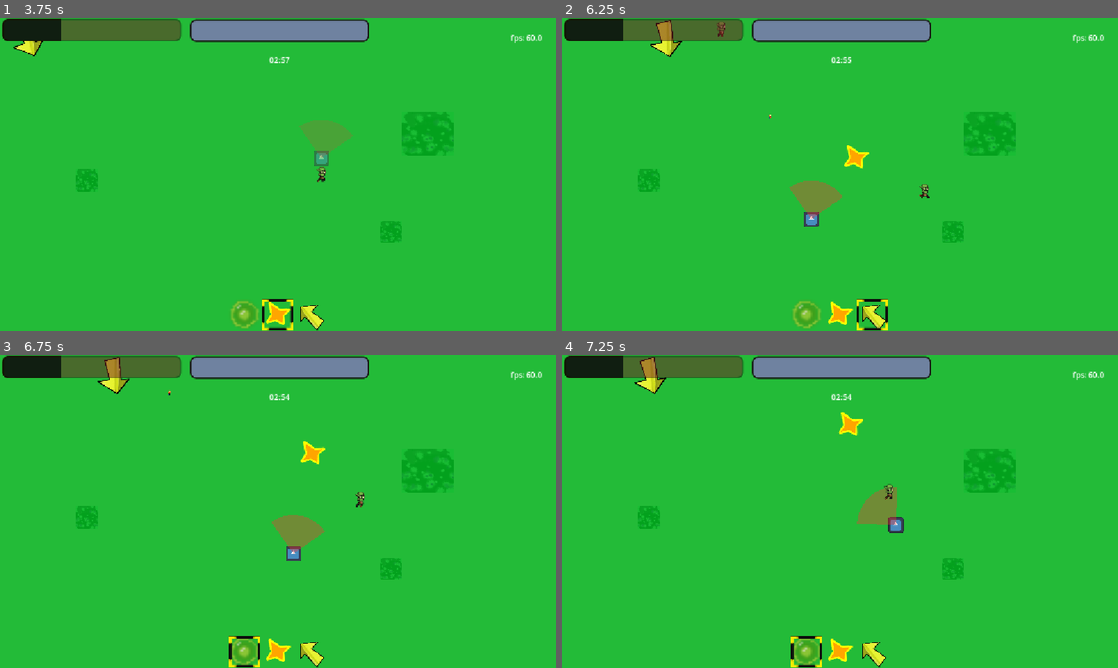
Above: before the commit, frames 1-4 (two rows, left to right).
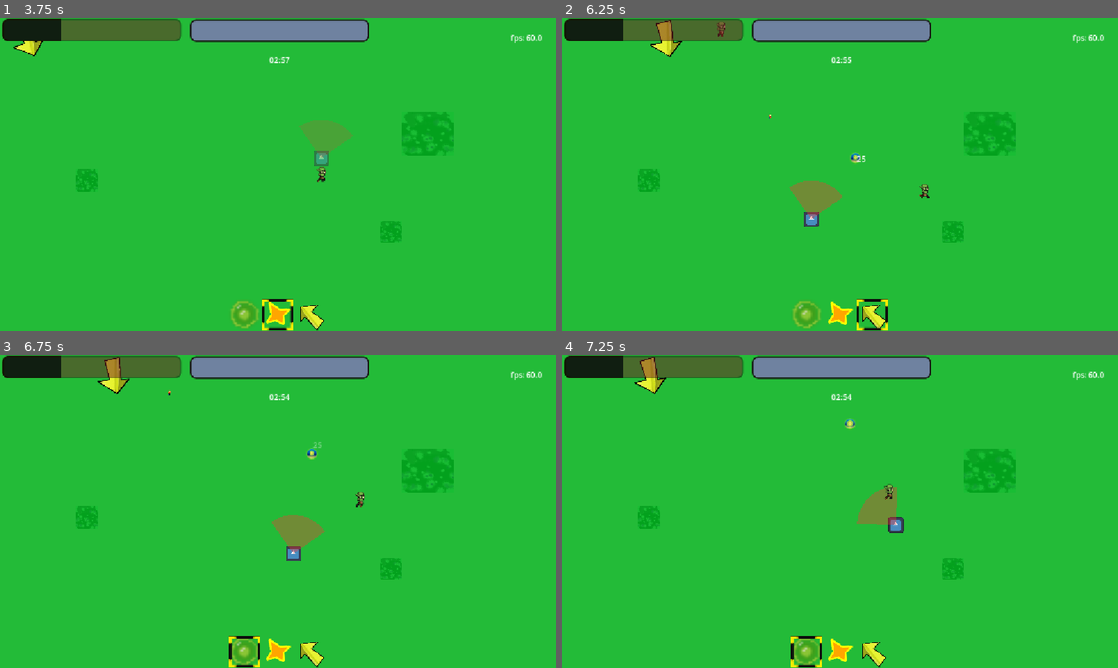
Above: after the commit, the same moments.

Repository: FabianBurde/Survivors
Game: Godot game, scene res://Scenes/world_map.tscn
The game is run twice, just before and just after one commit, with the same random seed, the same clock (stepped at 60 frames per second) and the same inputs. The engine's default icon, where the game draws it, is replaced by a stand-in: a white triangle on a blue panel in a dark square.
Inputs (mouse positions are in pixels of both pictures, inside the frame that each line leads up to):
- Up to frame 1 (3.75 s): click (316, 187) at 0.5 s; move the mouse to (400, 158) at 1.27 s; press the mouse at (400, 158) at 1.28 s; hold D (move_right) 1.28-2.03 s; move the mouse to (166, 190) at 2.02 s; release the mouse at (166, 190) at 2.03 s; hold S (move_down) 2.03-2.78 s; click (166, 190) at 2.1 s; move the mouse to (333, 105) at 2.77 s; hold D (move_right) 2.78-3.53 s; hold 1 (slot_1) 2.78-3.53 s; click (333, 105) at 3.05 s; move the mouse to (250, 237) at 3.52 s; hold W (move_up) from 3.53 s (still down); tap 2 (slot_2) at 3.6 s
- Up to frame 2 (6.25 s): click (812, 237) at 3.8 s; move the mouse to (1006, 221) at 4.27 s; release W (move_up) at 4.28 s; hold 3 (slot_3) 4.28-5.03 s; hold A (move_left) 4.28-5.78 s; click (1006, 221) at 4.55 s; move the mouse to (673, 127) at 5.02 s; click (673, 127) at 5.1 s; move the mouse to (867, 174) at 5.77 s; press the mouse at (867, 174) at 5.78 s; hold S (move_down) from 5.78 s (still down)
- Up to frame 3 (6.75 s): move the mouse to (194, 433) at 6.52 s; release S (move_down) at 6.53 s; release the mouse at (194, 433) at 6.53 s; hold D (move_right) from 6.53 s (still down); tap 1 (slot_1) at 6.6 s
- Up to frame 4 (7.25 s): keep holding D (move_right); click (756, 433) at 6.8 s

Frame 1 is identical in both runs. In frame 2, 0.2% of the frame differs, in the area x 50-56%, y 40-49%; in frame 3, 0.2%, in the area x 54-59%, y 27-36%; in frame 4, 0.2%.

Commit message:
player->player_global to make it clearer + changed references + new xp orb sprite + damage numumbers

Diff:
--- a/Resources/Progression/upgrade_tree_01.tres
+++ b/Resources/Progression/upgrade_tree_01.tres
@@ -6,7 +6,7 @@
 
 [sub_resource type="Resource" id="Resource_wdj7k"]
 script = ExtResource("2_agx0a")
-stat_name = "Physical DMG"
+stat_name = "attack_damage"
 value = 2.0
 metadata/_custom_type_script = "uid://crxgp2lonjivu"
 
@@ -22,7 +22,7 @@
 
 [sub_resource type="Resource" id="Resource_jfcre"]
 script = ExtResource("2_agx0a")
-stat_name = "Magic Up"
+stat_name = "magic_damage"
 value = 1.0
 metadata/_custom_type_script = "uid://crxgp2lonjivu"
 
--- /dev/null
+++ b/Scenes/Sub/damage_number.tscn
@@ -0,0 +1,11 @@
+[gd_scene format=3 uid="uid://ce07v7ukn16yv"]
+
+[ext_resource type="Script" uid="uid://cwp0ywcusphrl" path="res://Scripts/Util/damage_number.gd" id="1_5wqrw"]
+
+[node name="DamageNumber" type="Node2D" unique_id=1201032952]
+z_index = 123
+script = ExtResource("1_5wqrw")
+
+[node name="Label" type="Label" parent="." unique_id=2108228912]
+offset_right = 40.0
+offset_bottom = 23.0
--- a/Scenes/Sub/xp_orb.tscn
+++ b/Scenes/Sub/xp_orb.tscn
@@ -1,17 +1,17 @@
 [gd_scene format=3 uid="uid://cvxdpt8nckgeq"]
 
 [ext_resource type="Script" uid="uid://h4cewao6t4si" path="res://Scripts/Util/xp_orb.gd" id="1_g7cuo"]
-[ext_resource type="Texture2D" uid="uid://ee7d1mnhhgel" path="res://Assets/orb.png" id="1_uioed"]
-[ext_resource type="Texture2D" uid="uid://dxdq7j28461vl" path="res://Assets/Weapons/Star_01.png" id="2_g7cuo"]
+[ext_resource type="Texture2D" uid="uid://daixqslbi6gdl" path="res://Assets/Util/xp_orb_01.png" id="2_g7cuo"]
+[ext_resource type="Texture2D" uid="uid://bpj6np3h476dm" path="res://Assets/Util/xp_orb_02.png" id="3_n6542"]
 
 [sub_resource type="SpriteFrames" id="SpriteFrames_j2klm"]
 animations = [{
 "frames": [{
 "duration": 1.0,
-"texture": ExtResource("1_uioed")
+"texture": ExtResource("2_g7cuo")
 }, {
 "duration": 1.0,
-"texture": ExtResource("2_g7cuo")
+"texture": ExtResource("3_n6542")
 }],
 "loop": 1,
 "name": &"default",
@@ -23,5 +23,4 @@
 
 [node name="AnimatedSprite2D" type="AnimatedSprite2D" parent="." unique_id=1311225942]
 sprite_frames = SubResource("SpriteFrames_j2klm")
-frame = 1
-frame_progress = 0.9143436
+autoplay = "default"
--- a/Scenes/world_map.tscn
+++ b/Scenes/world_map.tscn
@@ -4100,11 +4100,13 @@
 tile_size = Vector2i(64, 64)
 sources/0 = SubResource("TileSetAtlasSource_b7gke")
 
-[node name="WorldMap" type="Node2D" unique_id=68568226]
+[node name="WorldMap" type="Node2D" unique_id=68568226 node_paths=PackedStringArray("world_cam", "tile_map")]
 script = ExtResource("1_llh6y")
 level_data = ExtResource("2_g8h5j")
+world_cam = NodePath("WorldCam")
+tile_map = NodePath("TileMapLayer")
 
-[node name="Camera2D" type="Camera2D" parent="." unique_id=1479137195]
+[node name="WorldCam" type="Camera2D" parent="." unique_id=1479137195]
 anchor_mode = 0
 
 [node name="TileMapLayer" type="TileMapLayer" parent="." unique_id=1157947320]
--- /dev/null
+++ b/Scripts/Autoload/Player/damage_number_manager.gd
@@ -0,0 +1,44 @@
+# damage_number_manager.gd
+extends Node
+
+var number_scene: PackedScene = preload("res://Scenes/Sub/damage_number.tscn")
+
+var pool: Array[DamageNumber] = []
+var active_numbers: Array[DamageNumber] = []
+var pool_size: int = 60   # numbers are short-lived, don't need many at once
+
+func reset_for_level() -> void:
+    _clear_pool()
+    active_numbers.clear()
+    _prewarm_pool()
+
+func _clear_pool() -> void:
+    for num in pool:
+        if is_instance_valid(num):
+            num.queue_free()
+    pool.clear()
+
+func _prewarm_pool() -> void:
+    for i in range(pool_size):
+        var num: DamageNumber = number_scene.instantiate()
+        get_tree().current_scene.add_child(num)
+        num.deactivate()
+        pool.append(num)
+
+func spawn_number(spawn_pos: Vector2, amount: float, is_crit: bool = false) -> void:
+    var num: DamageNumber = _get_inactive_number()
+    if num == null:
+        return
+    var offset: Vector2 = Vector2(randf_range(-10, 10), randf_range(-5, 5))
+    num.activate(spawn_pos + offset, amount, is_crit)
+    active_numbers.append(num)
+
+func _get_inactive_number() -> DamageNumber:
+    for num in pool:
+        if not num.is_active:
+            return num
+    return null
+
+func despawn_number(num: DamageNumber) -> void:
+    num.deactivate()
+    active_numbers.erase(num)
--- /dev/null
+++ b/Scripts/Autoload/Player/player_stats.gd
@@ -0,0 +1,28 @@
+# player_stats.gd (autoload, name it "PlayerStats")
+extends Node
+
+func recalculate() -> Dictionary:
+    var all_modifiers: Array[StatModifier] = []
+    all_modifiers.append_array(MetaProgression.get_all_modifiers())
+    all_modifiers.append_array(RunUpgrades.active_modifiers)
+
+    var flat_totals: Dictionary = {}     # stat_name -> summed flat bonus
+    var percent_totals: Dictionary = {}  # stat_name -> summed percent bonus
+
+    for mod in all_modifiers:
+        if mod.modifier_type == StatModifier.ModifierType.FLAT:
+            flat_totals[mod.stat_name] = flat_totals.get(mod.stat_name, 0.0) + mod.value
+        else:
+            percent_totals[mod.stat_name] = percent_totals.get(mod.stat_name, 0.0) + mod.value
+
+    return {"flat": flat_totals, "percent": percent_totals}
+
+var _cached_totals: Dictionary = {}
+
+func refresh() -> void:
+    _cached_totals = recalculate()
+
+func apply_to(stat_name: String, base_value: float) -> float:
+    var flat: float = _cached_totals.get("flat", {}).get(stat_name, 0.0)
+    var percent: float = _cached_totals.get("percent", {}).get(stat_name, 0.0)
+    return (base_value + flat) * (1.0 + percent)
--- /dev/null
+++ b/Scripts/Autoload/Player/run_upgrades.gd
@@ -0,0 +1,11 @@
+# run_upgrades.gd (autoload, name it "RunUpgrades")
+extends Node
+
+var active_modifiers: Array[StatModifier] = []
+
+func add_modifier(mod: StatModifier) -> void:
+    active_modifiers.append(mod)
+    PlayerStats.refresh()
+
+func reset() -> void:
+    active_modifiers.clear()
--- a/Scripts/Autoload/collision_manager.gd
+++ b/Scripts/Autoload/collision_manager.gd
@@ -62,15 +62,15 @@
 		grid.insert(enemy)
 
 func _check_player_enemy_collisions() -> void:
-	if Player.instance == null:
+	if PlayerGlobal.instance == null:
 		return
 
-	var nearby: Array = grid.get_nearby(Player.instance.position)
+	var nearby: Array = grid.get_nearby(PlayerGlobal.instance.position)
 	for enemy in nearby:
 		if enemy.is_dead:
 			continue
-		if _circles_overlap(Player.instance.position, Player.instance.radius, enemy.position, enemy.radius):
-			Player.instance.take_damage(enemy.contact_damage)
+		if _circles_overlap(PlayerGlobal.instance.position, PlayerGlobal.instance.radius, enemy.position, enemy.radius):
+			PlayerGlobal.instance.take_damage(enemy.contact_damage)
 			#enemy.take_damage(9999)  # for testing, instantly kill the enemy
 
 func _check_projectile_enemy_collisions() -> void:
@@ -89,7 +89,7 @@
 					break  # projectile died this hit (pierce exhausted), stop checking more enemies
 
 func _check_player_orb_pickups() -> void:
-	if Player.instance == null:
+	if PlayerGlobal.instance == null:
 		return
 
 	var pickup_radius: float = 20.0  # how close counts as "collected", separate from magnet range
@@ -98,7 +98,7 @@
 		if not orb.is_active:
 			continue
 
-		var dist_sq: float = (Player.instance.position - orb.position).length_squared()
+		var dist_sq: float = (PlayerGlobal.instance.position - orb.position).length_squared()
 		if dist_sq <= pickup_radius * pickup_radius:
 			PlayerXP.add_xp(orb.xp_value)
 			LevelManager.add_xp_collected(orb.xp_value)
@@ -109,4 +109,3 @@
 	var dist_sq = d.x * d.x + d.y * d.y
 	var r_sum = r_a + r_b
 	return dist_sq <= r_sum * r_sum
-	return dist_sq <= r_sum * r_sum
--- a/Scripts/Autoload/enemy_manager.gd
+++ b/Scripts/Autoload/enemy_manager.gd
@@ -57,7 +57,7 @@
 
 
 func spawn_enemy() -> void:
-	if Player.instance == null:
+	if PlayerGlobal.instance == null:
 		return
 
 	var enemy: Enemy = _get_inactive_enemy()
@@ -66,7 +66,7 @@
 
 	var angle = randf() * TAU
 	var offset = Vector2(cos(angle), sin(angle)) * spawn_radius
-	var spawn_pos = Player.instance.position + offset
+	var spawn_pos = PlayerGlobal.instance.position + offset
 
 	enemy.activate(spawn_pos)
 	enemies.append(enemy)
--- a/Scripts/Autoload/meta_progression.gd
+++ b/Scripts/Autoload/meta_progression.gd
@@ -38,6 +38,7 @@
     gold -= node.get_cost_for_level(current_level)
     node_levels[node.id] = current_level + 1
     save_progress()
+    PlayerStats.refresh()
     return true
 
 func get_all_modifiers() -> Array[StatModifier]:
--- a/Scripts/UI/weapons_hud.gd
+++ b/Scripts/UI/weapons_hud.gd
@@ -7,12 +7,12 @@
 ]
 
 func _ready() -> void:
-	var player = Player.instance
+	var player = PlayerGlobal.instance
 	for i in range(slots.size()):
 		slots[i].set_weapon(player.weapons[i])
 
 func _process(delta: float) -> void:
-	var player = Player.instance
+	var player = PlayerGlobal.instance
 	for i in range(slots.size()):
 		slots[i].set_weapon(player.weapons[i])
 		slots[i].set_icon(player.weapons[i].icon)
--- /dev/null
+++ b/Scripts/Util/damage_number.gd
@@ -0,0 +1,41 @@
+# damage_number.gd
+extends Node2D
+class_name DamageNumber
+
+@onready var label: Label = $Label
+
+var is_active: bool = false
+var lifetime: float = 0.8
+var life_timer: float = 0.0
+var float_speed: float = 40.0
+var fade_start_ratio: float = 0.5  # start fading after 50% of lifetime
+
+func _physics_process(delta: float) -> void:
+    if not is_active:
+        return
+
+    position.y -= float_speed * delta
+
+    life_timer -= delta
+    var progress: float = 1.0 - (life_timer / lifetime)
+
+    if progress >= fade_start_ratio:
+        var fade_progress: float = (progress - fade_start_ratio) / (1.0 - fade_start_ratio)
+        label.modulate.a = 1.0 - fade_progress
+
+    if life_timer <= 0.0:
+        DamageNumberManager.despawn_number(self)
+
+func activate(spawn_pos: Vector2, amount: float, is_crit: bool = false) -> void:
+    position = spawn_pos
+    life_timer = lifetime
+    label.text = str(int(amount))
+    label.modulate = Color.WHITE if not is_crit else Color.YELLOW
+    label.modulate.a = 1.0
+    is_active = true
+    visible = true
+
+func deactivate() -> void:
+    is_active = false
+    visible = false
+    position = Vector2(999999, 999999)
--- a/Scripts/Util/xp_orb.gd
+++ b/Scripts/Util/xp_orb.gd
@@ -13,10 +13,10 @@
     if not is_active:
         return
 
-    if Player.instance == null:
+    if PlayerGlobal.instance == null:
         return
 
-    var to_player: Vector2 = Player.instance.position - position
+    var to_player: Vector2 = PlayerGlobal.instance.position - position
     var dist_sq: float = to_player.length_squared()
 
     if not is_magnetized and dist_sq <= pickup_radius * pickup_radius:
--- a/Scripts/Weapons/bow_weapon.gd
+++ b/Scripts/Weapons/bow_weapon.gd
@@ -1,7 +1,7 @@
 # bow_weapon.gd
 extends Weapon
 
-@export var damage: float = 12.0
+@export var base_damage: float = 12.0
 @export var speed: float = 400.0
 @export var radius: float = 5.0
 @export var lifetime: float = 1.5
@@ -14,6 +14,7 @@
 func attack() -> void:
 	var player: CharacterBody2D = get_parent()
 	var dir: Vector2 = player.get_aim_direction()
+	var final_damage: float = PlayerStats.apply_to("attack_damage", base_damage)
 	ProjectileManager.spawn_projectile(
-		player.position, dir, speed, damage, radius, lifetime, pierce, impact_effect, sprite_frames, "Bow"
+		player.position, dir, speed, final_damage, radius, lifetime, pierce, impact_effect, sprite_frames, "Bow"
 	)
--- a/Scripts/Weapons/fire_ball_weapon.gd
+++ b/Scripts/Weapons/fire_ball_weapon.gd
@@ -1,7 +1,7 @@
 # fireball_weapon.gd
 extends Weapon
 
-@export var damage: float = 25.0
+@export var base_damage: float = 25.0
 @export var speed: float = 250.0
 @export var radius: float = 10.0
 @export var lifetime: float = 2.0
@@ -14,7 +14,7 @@
 func attack() -> void:
     var player: CharacterBody2D = get_parent()
     var dir: Vector2 = player.get_aim_direction()
-
+    var final_damage: float = PlayerStats.apply_to("magic_damage", base_damage)
     ProjectileManager.spawn_projectile(
-        player.position, dir, speed, damage, radius, lifetime, pierce, impact_effect, sprite_frames, "Fireball"
+        player.position, dir, speed, final_damage, radius, lifetime, pierce, impact_effect, sprite_frames, "Fireball"
     )
--- a/Scripts/Weapons/sword_weapon.gd
+++ b/Scripts/Weapons/sword_weapon.gd
@@ -1,7 +1,7 @@
 # sword_weapon.gd
 extends Weapon
 
-@export var damage: float = 15.0
+@export var base_damage: float = 15.0
 @export var range: float = 80.0
 @export var cone_angle_degrees: float = 90.0
 @export var slash_sprite_frames: SpriteFrames
@@ -35,8 +35,10 @@
 	slash_sprite.visible = false
 
 func _apply_damage(player: CharacterBody2D, aim_dir: Vector2) -> void:
+	var final_damage: float = PlayerStats.apply_to("attack_damage", base_damage)
+
 	var nearby: Array = CollisionManager.grid.get_nearby(player.position)
-	for enemy in nearby:
+	for enemy:Enemy in nearby:
 		if enemy.is_dead:
 			continue
 		var to_enemy: Vector2 = enemy.position - player.position
@@ -45,4 +47,4 @@
 			continue
 		var dot: float = aim_dir.dot(to_enemy.normalized())
 		if dot >= cos_half_angle:
-			enemy.take_damage(damage, "Sword")
+			enemy.take_damage(final_damage,"Sword")
--- a/Scripts/enemy.gd
+++ b/Scripts/enemy.gd
@@ -26,7 +26,7 @@
 	if not is_active or is_dead:
 		return
 	# basic "move toward player" — we'll refine this later
-	var dir = (Player.instance.position - position).normalized()
+	var dir = (PlayerGlobal.instance.position - position).normalized()
 	position += dir * speed * delta
 	spr.play("run")
 
@@ -35,6 +35,7 @@
 		return
 	last_damage_source = source_weapon_name
 	hp -= amount
+	DamageNumberManager.spawn_number(position, amount)
 	var dmg_tween = create_tween()
 	dmg_tween.tween_property(spr, "modulate", Color(1, 0, 0), 0.1)
 	dmg_tween.tween_property(spr, "modulate", Color(1, 1, 1), 0.1)
--- a/Scripts/main_scene.gd
+++ b/Scripts/main_scene.gd
@@ -16,9 +16,12 @@
 
 # Called when the node enters the scene tree for the first time.
 func _ready() -> void:
+	RunUpgrades.reset()
+	PlayerStats.refresh()
 	EnemyManager.reset_for_level()
 	ProjectileManager.reset_for_level()
 	XpOrbManager.reset_for_level()
+	DamageNumberManager.reset_for_level()
 	level_summary.hide()
 	LevelManager.level_won.connect(_on_level_end)
 	LevelManager.level_lost.connect(_on_level_end)
--- a/Scripts/player.gd
+++ b/Scripts/player.gd
@@ -20,7 +20,7 @@
 
 # Called when the node enters the scene tree for the first time.
 func _ready() -> void:
-	Player.instance = self
+	PlayerGlobal.instance = self
 
 
 # Called every frame. 'delta' is the elapsed time since the previous frame.
@@ -41,6 +41,8 @@
 		velocity = Vector2.ZERO
 		return
 	var direction = Input.get_vector("move_left","move_right","move_up","move_down")
+	### TODO let speed be upgradeable
+	## var speed: float = PlayerStats.apply_to("move_speed", base_move_speed)
 	velocity = direction * SPEED * delta
 	move_and_slide()
 
--- a/Scripts/world_map.gd
+++ b/Scripts/world_map.gd
@@ -1,6 +1,8 @@
 extends Node2D
 
 @export var level_data: LevelData
+@export var world_cam:Camera2D
+@export var tile_map:TileMapLayer
 
 # Called when the node enters the scene tree for the first time.
 func _ready() -> void:
@@ -14,3 +16,12 @@
 
 func start_level_01():
 	SceneManager.start_level(level_data)
+
+
+func _input(event: InputEvent) -> void:
+	var dir: Vector2 = Input.get_vector("move_left","move_right","move_up","move_down")
+	world_cam.position += dir * 100
+
+	if event == InputEventMouseButton:
+		if event.button_index == MouseButton.MOUSE_BUTTON_LEFT and event.pressed:
+			print("Mouse click at: %s" % event.position)
--- a/project.godot
+++ b/project.godot
@@ -18,7 +18,8 @@
 [autoload]
 
 SceneManager="*uid://b6ixs14ksxi68"
-Player="*uid://d33yf3vhy1lr3"
+PlayerGlobal="*uid://btx15bfj3mriy"
+PlayerStats="*uid://clgm6xp86qisr"
 EnemyManager="*uid://c0w7kqrrqssoa"
 ProjectileManager="*uid://5lwc1yxri0dp"
 CollisionManager="*uid://gaem7t3ng0e"
@@ -27,6 +28,8 @@
 LevelManager="*uid://c10nul70pne6m"
 SaveManager="*uid://byl8i42cv61g2"
 MetaProgression="*uid://dyd80f65k0ok1"
+RunUpgrades="*uid://dfera5thr8qoy"
+DamageNumberManager="*uid://cj8akwr6c8l1k"
 
 [display]
 
Binary file added: Assets/Util/xp_orb_01.png
Not shown, added: Assets/Util/xp_orb_01.png.import
Binary file added: Assets/Util/xp_orb_02.png
Not shown, added: Assets/Util/xp_orb_02.png.import
Not shown, removed: Scripts/Autoload/Player.gd.uid
Not shown, added: Scripts/Autoload/Player/damage_number_manager.gd.uid
Renamed: Scripts/Autoload/Player.gd -> Scripts/Autoload/Player/player_global.gd
Not shown, added: Scripts/Autoload/Player/player_global.gd.uid
Not shown, added: Scripts/Autoload/Player/player_stats.gd.uid
Renamed: Scripts/Autoload/player_xp.gd -> Scripts/Autoload/Player/player_xp.gd
Renamed: Scripts/Autoload/player_xp.gd.uid -> Scripts/Autoload/Player/player_xp.gd.uid
Not shown, added: Scripts/Autoload/Player/run_upgrades.gd.uid
(and 1 more such lines)
